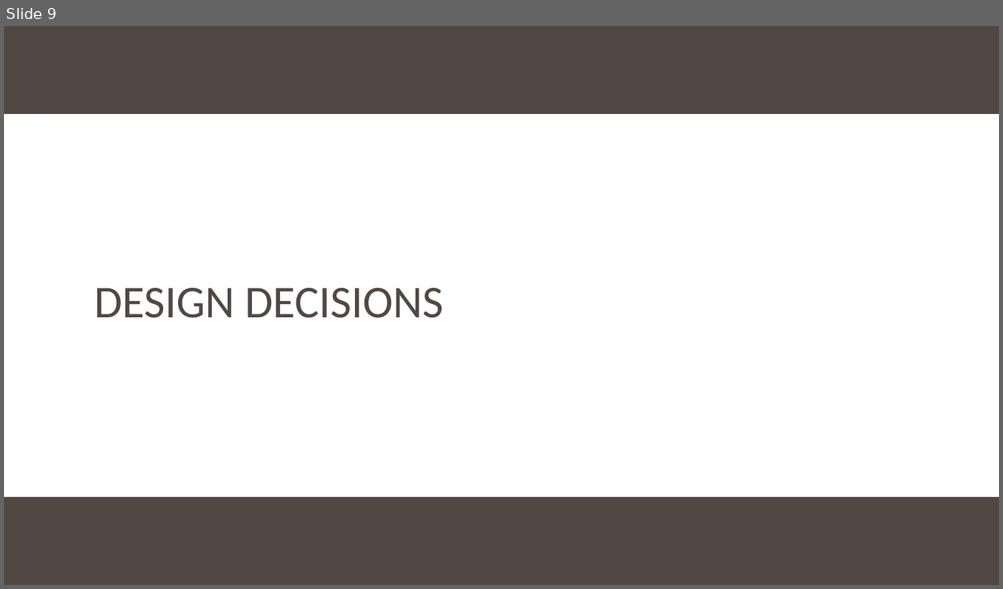
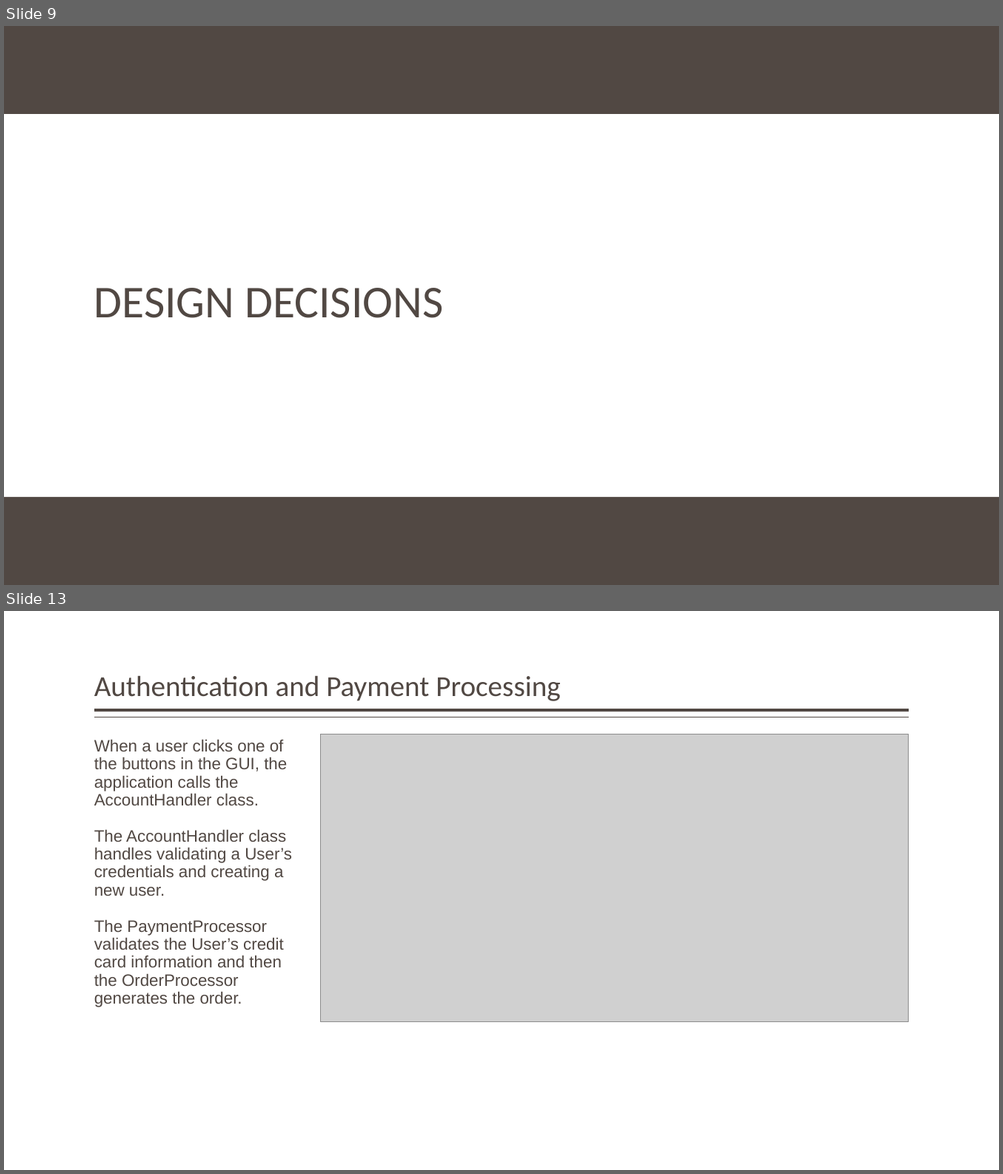
Before and after one commit to StateControlled/SE450_Final_Project, a slide deck: Final Project.pptx. Shown one above the other, each under a label of ours: slide 9 before the commit, slides 9 and 13 after it; the slides between them are not shown. The pictures are 1003x589 and 1003x1174 pixels, drawn with LibreOffice and Linux fonts; fonts in the diff are those of the drawing; grey boxes stand for pictures; background and template pictures are left out. Boxes give left, top, right and bottom in pixels: in the first picture for what was removed or moved away, otherwise in the second. Text is boxed around its words. In the diff, an @@ line names an element or a change of style, - is before the commit and + after.

```diff
--- a/Final Project.pptx
+++ b/Final Project.pptx
@@ slide 13 added at box(4, 611, 999, 1170), background #FFFFFF @@
@@ title added at box(94, 675, 560, 701), 28 pt, text #514843 @@
+Authentication and Payment Processing
@@ line added from (909, 710) to (94, 710), #514843 3 pt @@
@@ line added from (909, 718) to (94, 718), #514843 1 pt @@
@@ text added at box(94, 739, 292, 1008), 16 pt, text #514843 @@
+When a user clicks one of the buttons in the GUI, the application calls the AccountHandler class.
+The AccountHandler class handles validating a User’s credentials and creating a new user.
+The PaymentProcessor validates the User’s credit card information and then the OrderProcessor generates the order.
@@ picture added at box(320, 734, 908, 1022) @@
```
Also in this commit, not shown: 5 other slides added, 5 slides removed, 19 other files.
